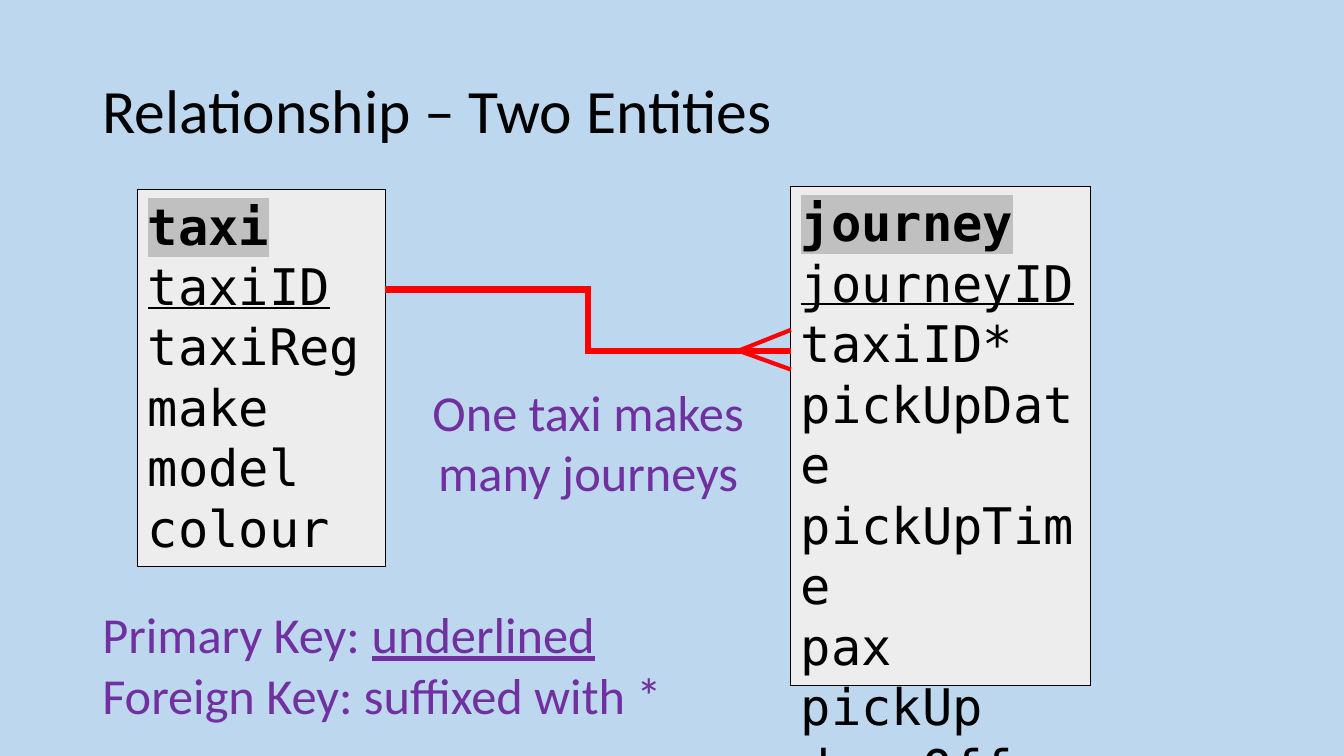
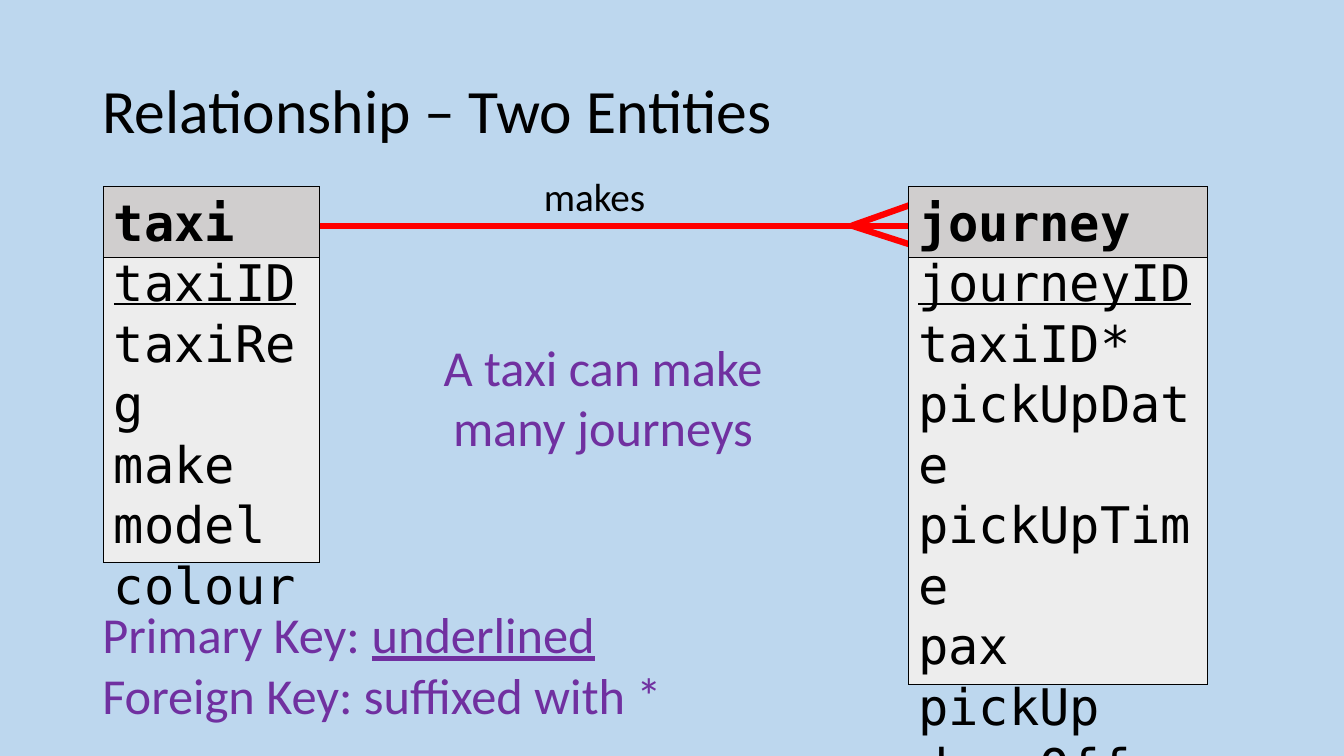
Before and after one commit to MrFriendCS/MrFriendCS.github.io, a slide deck: slide 78 of n5/ddd/N5 CS DDD Slides.pptx. Drawn at 1344x756 pixels with LibreOffice and Linux fonts; fonts in the diff are those of the drawing. Boxes give left, top, right and bottom in pixels: in the first picture for what was removed or moved away, otherwise in the second. Text is boxed around its words. In the diff, an @@ line names an element or a change of style, - is before the commit and + after.

```diff
--- a/n5/ddd/N5 CS DDD Slides.pptx
+++ b/n5/ddd/N5 CS DDD Slides.pptx
@@ rectangle "taxiID": place and size @@
-rectangle "taxiID" at <box>138,190,386,567</box>
+rectangle "taxiID" at <box>104,187,320,564</box>
@@ rectangle added at <box>104,187,320,258</box>, fill #D0CECE, outline #000000 0.75 pt, 36 pt, text #000000, bold @@
+taxi
@@ text in rectangle at <box>148,204,269,246</box>: paragraph removed @@
-taxi
@@ text added at <box>544,183,645,212</box>, 28 pt, text #000000 @@
+makes
@@ line added from (852, 226) to (910, 205), #FF0000 4.5 pt @@
@@ rectangle "journey": place and size @@
-rectangle "journey" at <box>791,187,1091,686</box>
+rectangle "journey" at <box>908,187,1208,686</box>
@@ rectangle added at <box>908,187,1208,258</box>, fill #D0CECE, outline #000000 0.75 pt, 36 pt, text #000000, bold @@
+journey
@@ line added from (320, 226) to (910, 226), #FF0000 4.5 pt @@
@@ line added from (852, 226) to (910, 245), #FF0000 4.5 pt @@
@@ elbow line removed from (385, 289) to (791, 351) @@
@@ text "A taxi can make": place and size @@
-text "A taxi can make" at <box>432,396,743,500</box>
+text "A taxi can make" at <box>444,351,763,455</box>
@@ text at <box>444,351,763,387</box>: text changed @@
-One taxi makes
+A taxi can make
@@ line removed from (739, 351) to (791, 330) @@
@@ line removed from (739, 351) to (791, 370) @@
```
Also in this commit, not shown: 9 other slides changed, 24 other files.
